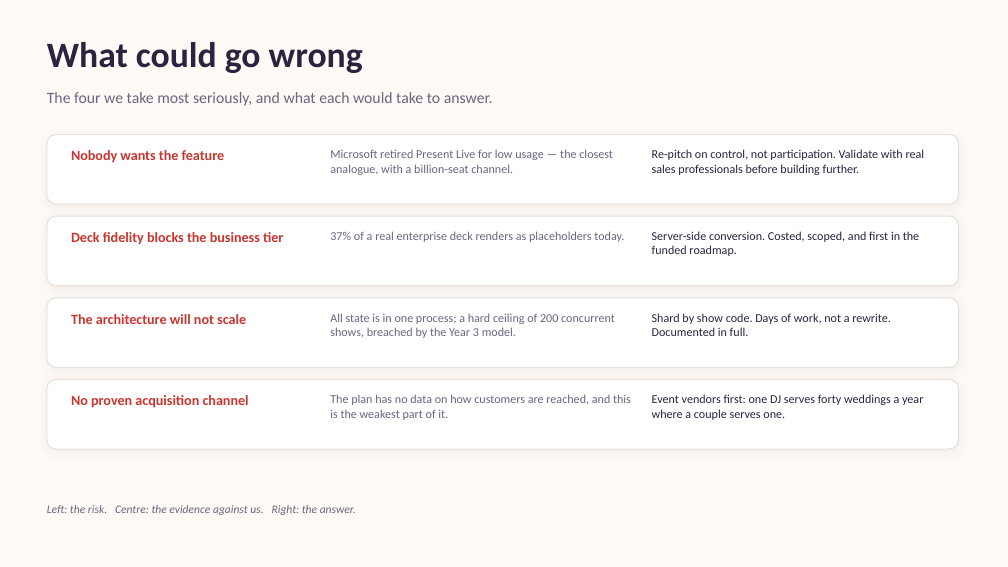
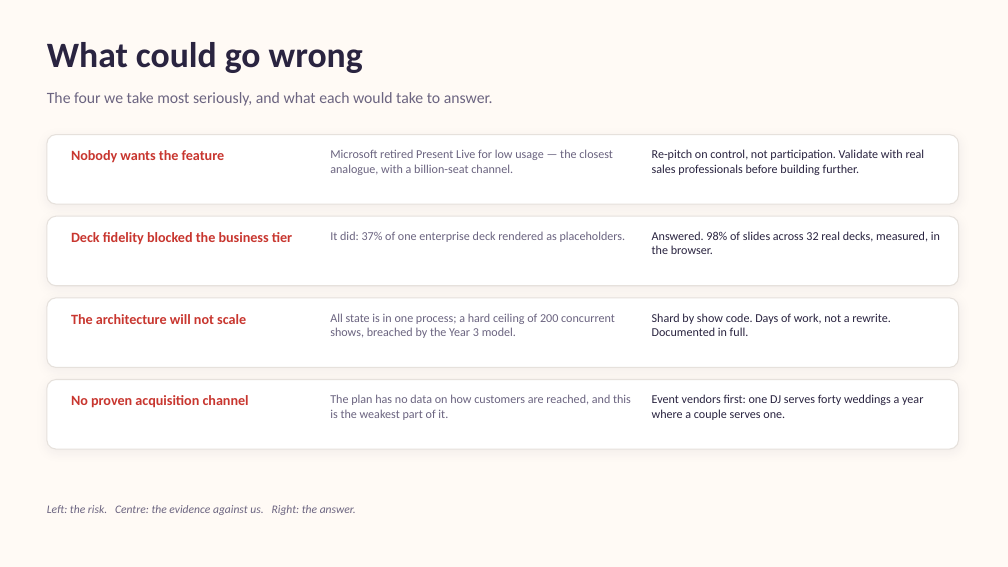
Before and after one commit to gvhc4j69nd-glitch/slideshow, a slide deck: slide 15 of docs/Vinboo-Investor-Deck.pptx. Drawn at 1008x567 pixels with LibreOffice and Linux fonts; fonts in the diff are those of the drawing. Boxes give left, top, right and bottom in pixels: in the first picture for what was removed or moved away, otherwise in the second. Text is boxed around its words. In the diff, an @@ line names an element or a change of style, - is before the commit and + after.

```diff
--- a/docs/Vinboo-Investor-Deck.pptx
+++ b/docs/Vinboo-Investor-Deck.pptx
@@ text at (71,232,292,245): text changed @@
-Deck fidelity blocks the business tier
+Deck fidelity blocked the business tier
@@ text at (330,231,626,242): text changed @@
-37% of a real enterprise deck renders as placeholders today.
+It did: 37% of one enterprise deck rendered as placeholders.
@@ text at (652,231,940,254): text changed @@
-Server-side conversion. Costed, scoped, and first in the funded roadmap.
+Answered. 98% of slides across 32 real decks, measured, in the browser.
```
Also in this commit, not shown: 4 other slides changed, 7 other files.
